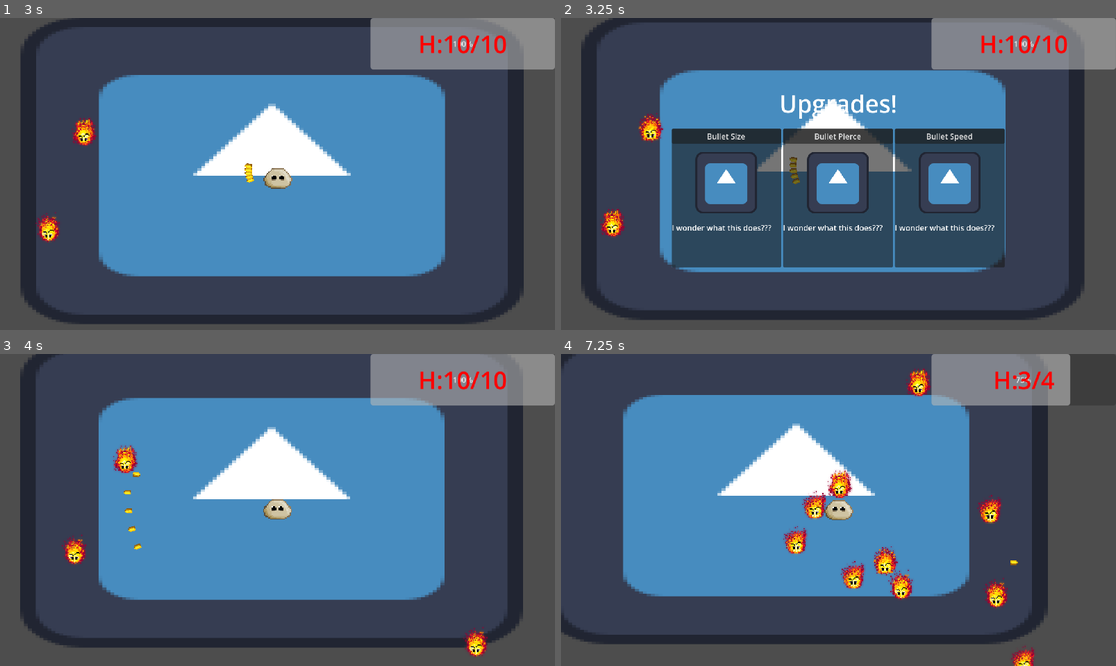
Above: before the commit, frames 1-4 (two rows, left to right).
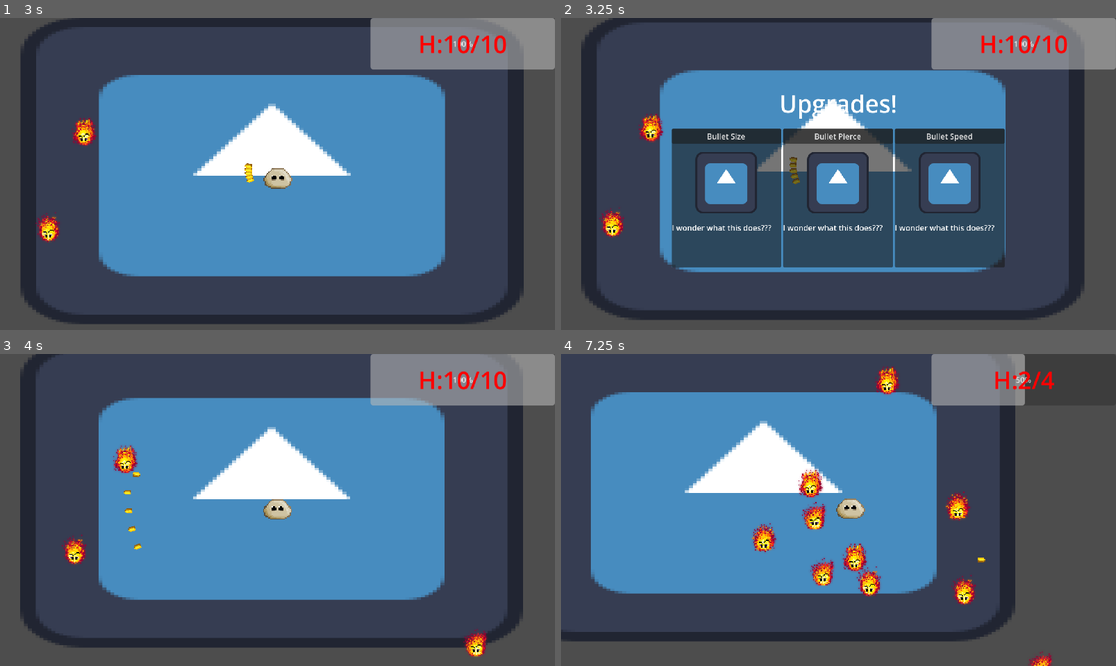
Above: after the commit, the same moments.

Repository: PixelSaver/it-gets-worse
Game: Godot game, scene res://UI/main_menu.tscn
Two runs of this game, one before a commit and one after it. Both use one fixed random seed, a clock stepped at 60 frames per second and the inputs below. The engine's default icon, where the game draws it, is replaced by a stand-in: a white triangle on a blue panel in a dark square.
Inputs (mouse positions are in pixels of both pictures, inside the frame that each line leads up to):
- Up to frame 1 (3 s): click "> Continue Previous Game <" at 0.5 s; tap Enter at 1.25 s; move the mouse to (399, 158) at 1.27 s; hold D (right) 1.28-2 s; tap U (u) at 1.35 s; click (166, 198) at 2.02 s; move the mouse to (166, 189) at 2.77 s; hold S (down) from 2.78 s (still down); click (166, 189) at 2.85 s
- Up to frame 2 (3.25 s): keep holding S (down); tap U (u) at 3.05 s
- Up to frame 3 (4 s): release S (down) at 3.5 s; click (166, 534) at 3.5 s
- Up to frame 4 (7.25 s): move the mouse to (894, 441) at 4.27 s; hold D (right) 4.28-5 s; tap U (u) at 4.35, 5.85 s; click (838, 534) at 5.02 s; move the mouse to (810, 572) at 5.77 s; hold W (up) 5.78-6.5 s; click (949, 534) at 6.52 s

Frame 1 is identical in both runs. In frame 2, 0.4% of the frame differs, in the area x 6-19%, y 30-71%; in frame 3, 0.2%; in frame 4, 23%, in the area x 0-92%, y 0-100%.

Commit message:
queue damage in healthcomponent
YAYAYAYA now simultaneous bullets or really fast enemy hits works!!!!

Diff:
--- a/Scenes/enemy.tscn
+++ b/Scenes/enemy.tscn
@@ -173,7 +173,7 @@
 sprite_frames = SubResource("SpriteFrames_8cim4")
 animation = &"idle"
 autoplay = "idle"
-frame_progress = 0.823564
+frame_progress = 0.384811
 offset = Vector2(0.705, -2.555)
 
 [connection signal="area_entered" from="HitboxComponent" to="." method="_on_hitbox_component_area_entered"]
--- a/Scripts/Components/HealthComponent.gd
+++ b/Scripts/Components/HealthComponent.gd
@@ -1,22 +1,50 @@
 extends Node
 class_name HealthComponent
 
-@export var max_health := 4.0
-var health : float
-signal health_changed(new_health:float)
+signal health_changed(new_health:float, max_health:float)
+
+@export var max_health := 4.0 :
+	set(value):
+		health_changed.emit(health, max_health)
+		max_health = value
+var health : float :
+	set(value):
+		health_changed.emit(health, max_health)
+		health = value
+
+var damage_queue = []
+var processing_damage = false
 
 func _ready() -> void:
 	health = max_health
 
 func damage(attack: Attack):
-	health -= attack.atk_str
-	health_changed.emit(health, max_health)
+	damage_queue.append(attack)
+
+	if not processing_damage:
+		call_deferred("_process_damage_queue")
+
+func _process_damage_queue():
+	processing_damage = true
+
+	var total_damage = 0
+	while damage_queue.size() > 0:
+		var curr_attack = damage_queue.pop_front()
+		total_damage += curr_attack.atk_str
+
+	if total_damage > 0:
+		health -= total_damage
+
 	if health <= 0:
 		if get_parent().has_method("kill"):
 			get_parent().kill()
 		else:
 			get_parent().queue_free()
 
+	processing_damage = false
+
+
+
 ## Takes in a multiplier to affect max health proportionally
 func update_max_health(max_multiplier:float):
 	max_health *= max_multiplier
--- a/Scripts/Components/HitboxComponent.gd
+++ b/Scripts/Components/HitboxComponent.gd
@@ -11,8 +11,9 @@
 
 	if health_component and not invulnerable:
 		health_component.damage(attack)
+
 		invulnerable = true
 		if get_parent() is Player:
 			get_parent().velocity = (global_position - attack.atk_pos) * attack.knockback_str
-		await get_tree().create_timer(invulnerability_timer).timeout
+		#await get_tree().create_timer(invulnerability_timer).timeout
 		invulnerable = false
--- a/Scripts/bullet.gd
+++ b/Scripts/bullet.gd
@@ -10,6 +10,8 @@
 var bullet_lifetime : float
 var bullet_pierce : int
 var bullet_ricochet : int
+
+var hit_enemies = []
 
 func init(dir:Vector2, lifetime:float=10):
 	bullet_direction = dir
@@ -33,7 +35,10 @@
 	if area is HitboxComponent:
 		var health = area as HitboxComponent
 		if health.is_dead == true: return
-		health.damage(stored_attack)
+		if health in hit_enemies: return  # This bullet already hit this enemy
+
+		hit_enemies.append(health)
+		call_deferred("_apply_damage", health)
 		bullet_pierce -= 1
 		if bullet_pierce <= 0:
 			if bullet_ricochet > 0:
@@ -42,3 +47,6 @@
 				bullet_direction = closest_enemy.global_position + closest_enemy.linear_velocity - global_position
 			else:
 				queue_free()
+func _apply_damage(health: HitboxComponent):
+	if health.is_dead == true: return
+	health.damage(stored_attack)
--- a/UI/death_menu.tscn
+++ b/UI/death_menu.tscn
@@ -20,7 +20,7 @@
 anchor_bottom = 1.0
 grow_horizontal = 2
 grow_vertical = 2
-color = Color(0, 0, 0, 0.294118)
+color = Color(0, 0, 0, 0.643137)
 
 [node name="CenterContainer" type="CenterContainer" parent="ColorRect"]
 layout_mode = 1
--- a/UI/pause_menu.tscn
+++ b/UI/pause_menu.tscn
@@ -20,7 +20,7 @@
 anchor_bottom = 1.0
 grow_horizontal = 2
 grow_vertical = 2
-color = Color(0, 0, 0, 0.294118)
+color = Color(0, 0, 0, 0.643137)
 
 [node name="CenterContainer" type="CenterContainer" parent="ColorRect"]
 layout_mode = 1
--- a/UI/ui.gd
+++ b/UI/ui.gd
@@ -17,6 +17,7 @@
 	Global.ui = self
 
 func _on_health_component_health_changed(new_health: float, max_health:float) -> void:
+	if not hud: return
 	hud_text.text = ""
 	hud_text.append_text("[color=red][font_size=50]H:" + str(int(new_health)) + "/" + str(int(max_health)))
 	hud_health_bar.value = new_health
